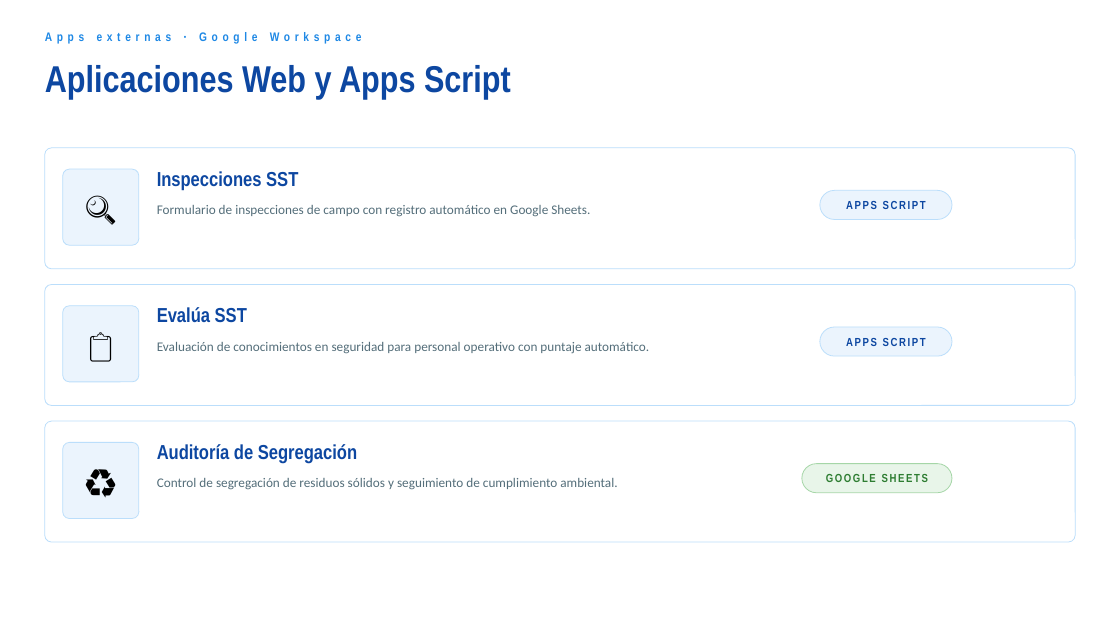
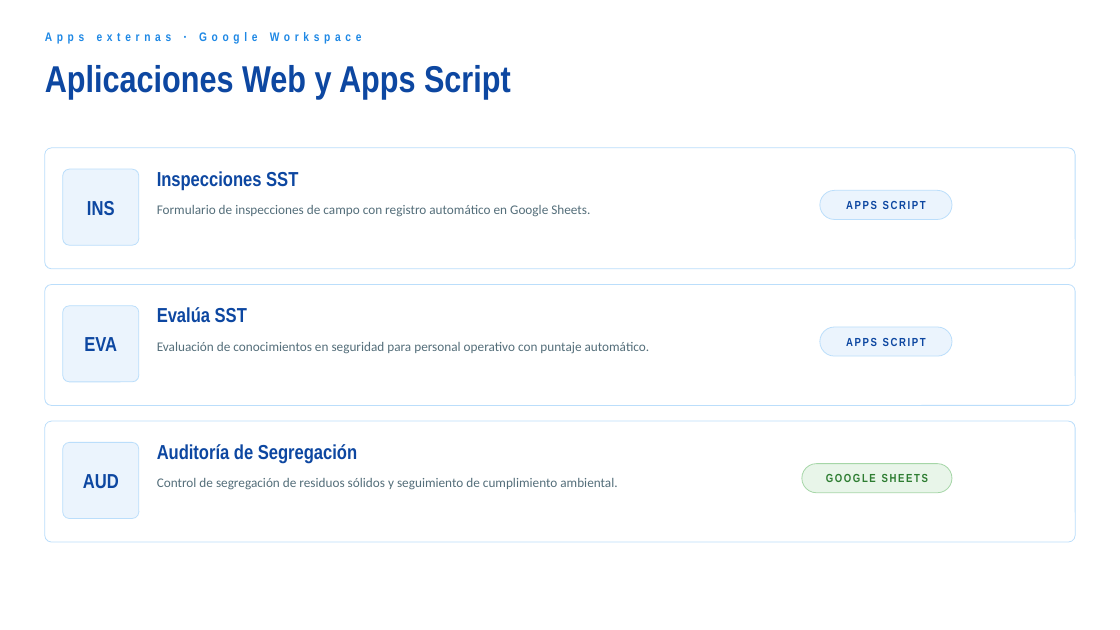
Before and after one commit to adrianchuez2001-png/kewei, a slide deck: slide 8 of Reporte_SST_Semana36.pptx. Drawn at 1120x630 pixels with LibreOffice and Linux fonts; fonts in the diff are those of the drawing. Boxes give left, top, right and bottom in pixels: in the first picture for what was removed or moved away, otherwise in the second. Text is boxed around its words. In the diff, an @@ line names an element or a change of style, - is before the commit and + after.

```diff
--- a/Reporte_SST_Semana36.pptx
+++ b/Reporte_SST_Semana36.pptx
@@ text at (x1=87, y1=201, x2=115, y2=215): text changed; size 20 to 13 pt; font Calibri to Arial Narrow; text colour #000000 to #0D47A1; bold on @@
-🔍
+INS
@@ text at (x1=84, y1=337, x2=117, y2=351): text changed; size 20 to 13 pt; font Calibri to Arial Narrow; text colour #000000 to #0D47A1; bold on @@
-📋
+EVA
@@ text at (x1=83, y1=474, x2=119, y2=489): text changed; size 20 to 13 pt; font Calibri to Arial Narrow; text colour #000000 to #0D47A1; bold on @@
-♻️
+AUD
```
